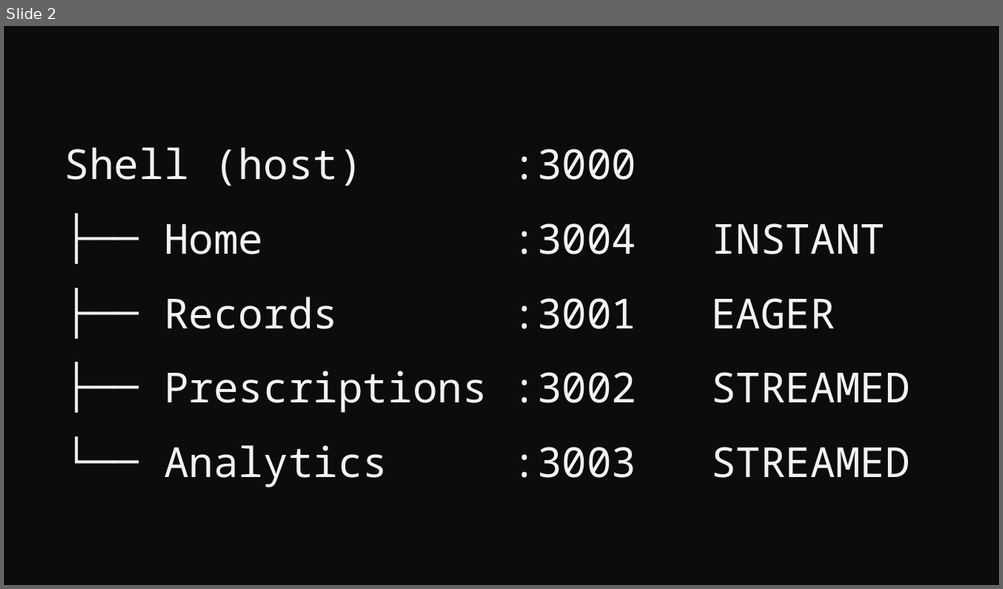
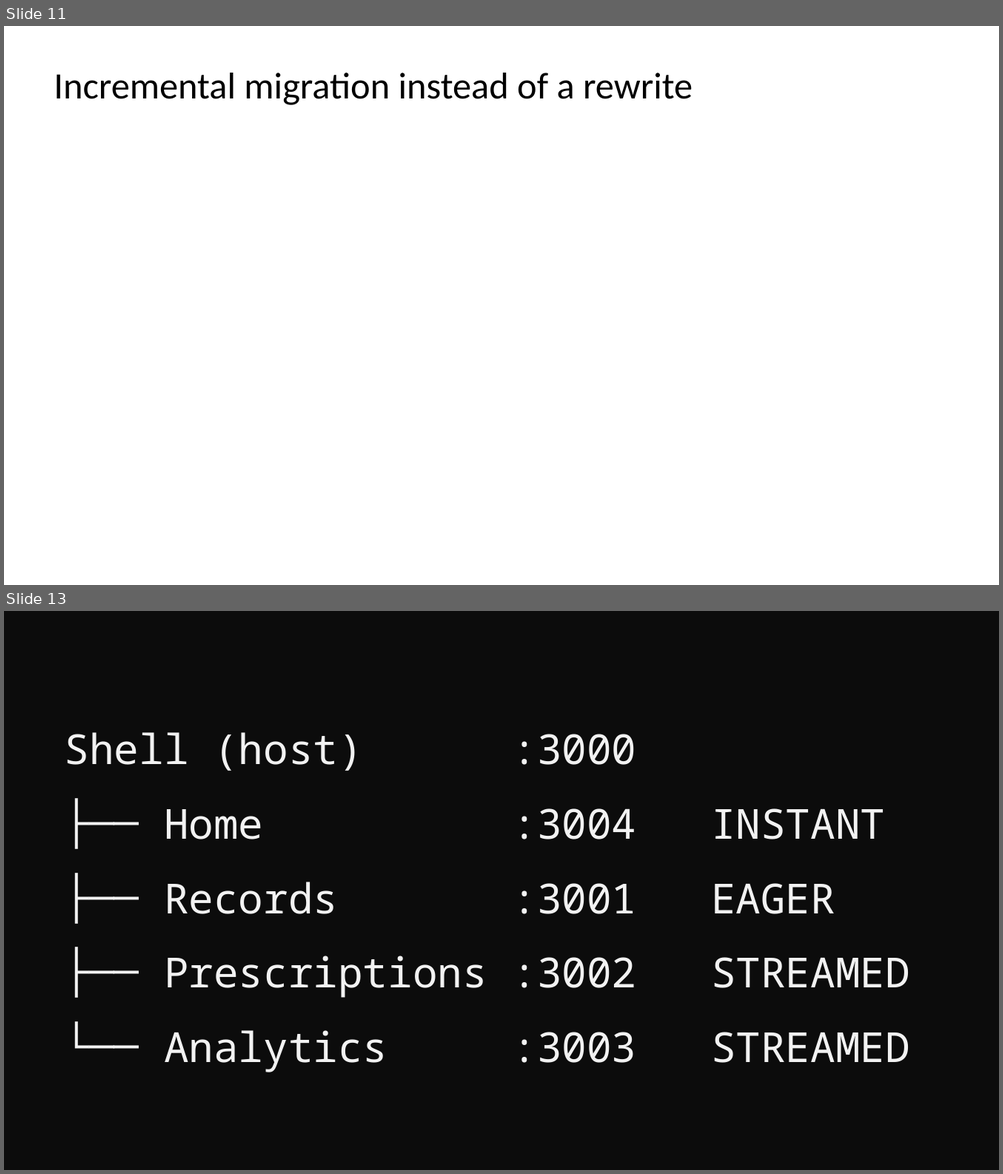
Before and after one commit to devlinduldulao/module-federation-demo, a slide deck: presentation/module-federation.pptx. Shown one above the other, each under a label of ours: slide 2 before the commit, slides 11 and 13 after it; the slides between them are not shown. The pictures are 1003x589 and 1003x1174 pixels, drawn with LibreOffice and Linux fonts; fonts in the diff are those of the drawing. Boxes give left, top, right and bottom in pixels: in the first picture for what was removed or moved away, otherwise in the second. Text is boxed around its words. In the diff, an @@ line names an element or a change of style, - is before the commit and + after.

```diff
--- a/presentation/module-federation.pptx
+++ b/presentation/module-federation.pptx
@@ slide 11 added at box(4, 26, 999, 585), background #FFFFFF @@
@@ text added at box(54, 73, 692, 105), 36 pt, text #000000 @@
+Incremental migration instead of a rewrite
@@ what was slide 2 is now slide 13 @@
```
Also in this commit, not shown: 3 slides changed, 12 other slides added, 2 slides removed, 21 other files.
